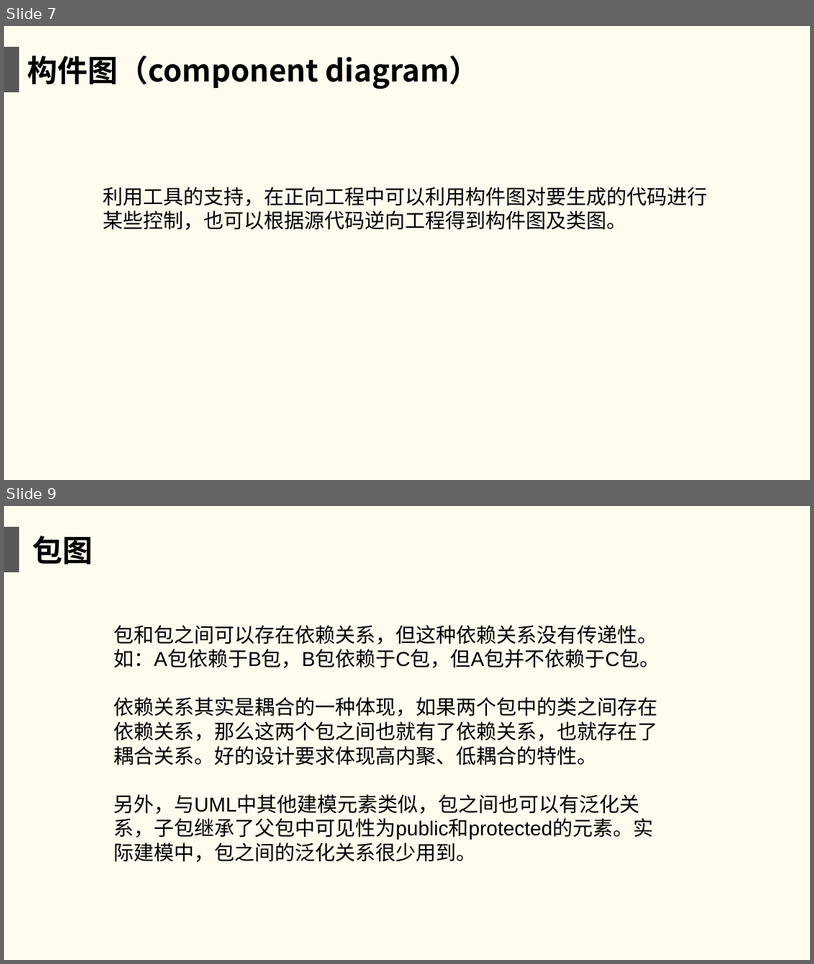
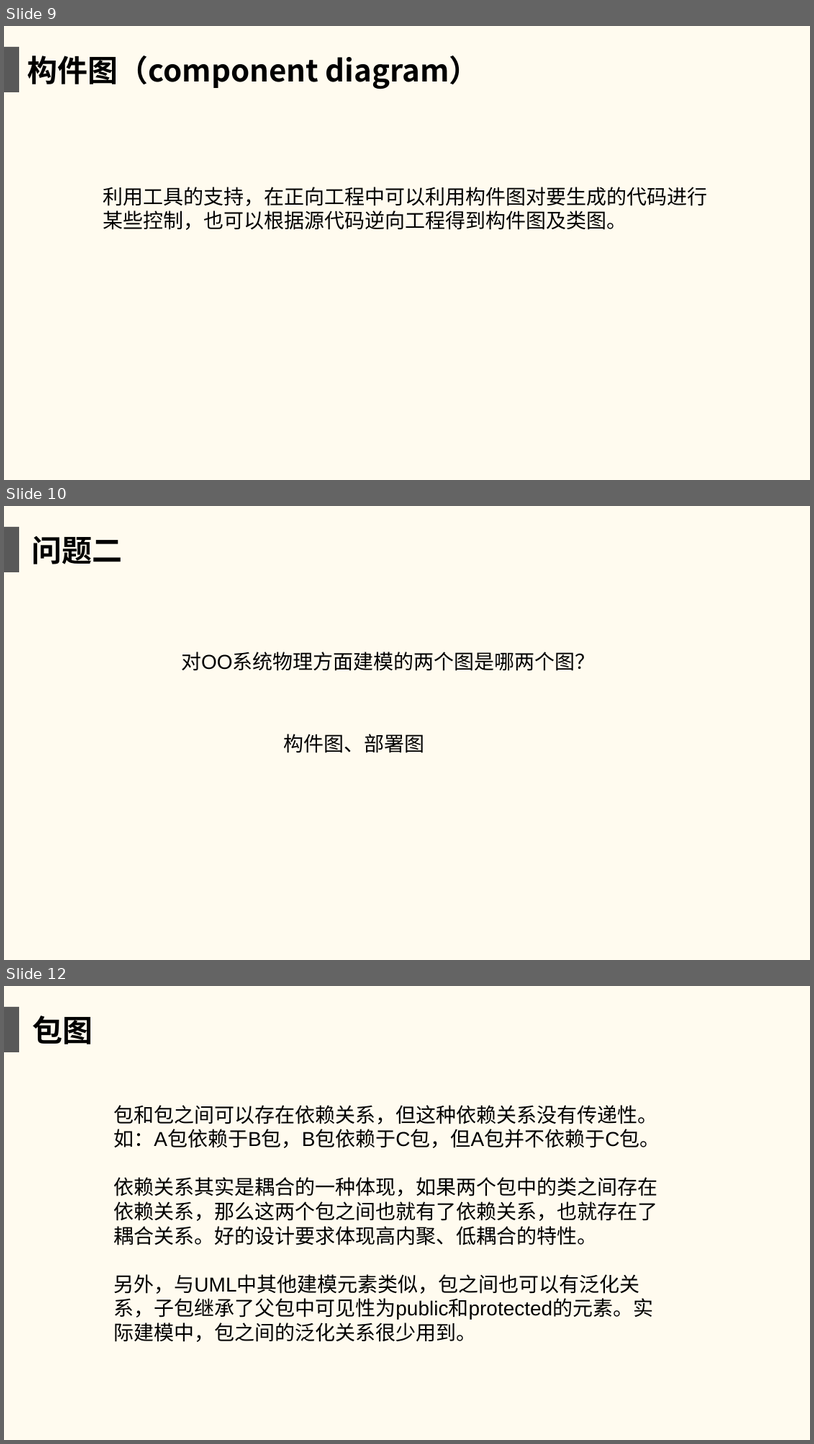
Before and after one commit to twn422/PRD2017, a slide deck: PRD-2017-G24/STW/非受控文件/翻转课堂作业/UML基础3/UML基础3.ppt. Shown one above the other, each under a label of ours: slides 7 and 9 before the commit, slides 9, 10 and 12 after it; the slides between them are not shown. The pictures are 814x964 and 814x1444 pixels, drawn with LibreOffice and Linux fonts; fonts in the diff are those of the drawing. Boxes give left, top, right and bottom in pixels: in the first picture for what was removed or moved away, otherwise in the second. Text is boxed around its words. In the diff, an @@ line names an element or a change of style, - is before the commit and + after.

```diff
--- a/PRD-2017-G24/STW/非受控文件/翻转课堂作业/UML基础3/UML基础3.ppt
+++ b/PRD-2017-G24/STW/非受控文件/翻转课堂作业/UML基础3/UML基础3.ppt
@@ slide 10 added at bbox=[4, 506, 810, 960], background #FFFBEF @@
@@ rectangle added at bbox=[4, 527, 19, 572], fill #595959 @@
@@ text added at bbox=[31, 536, 122, 564], 36 pt, text #000000, bold @@
+问题二
@@ text added at bbox=[181, 651, 596, 671], 24 pt, text #000000 @@
+对OO系统物理方面建模的两个图是哪两个图？
@@ text added at bbox=[284, 734, 425, 753], 24 pt, text #000000 @@
+构件图、部署图
@@ what was slide 7 is now slide 9 @@
@@ what was slide 9 is now slide 12 @@
```
Also in this commit, not shown: 2 slides changed, 3 other slides added.
